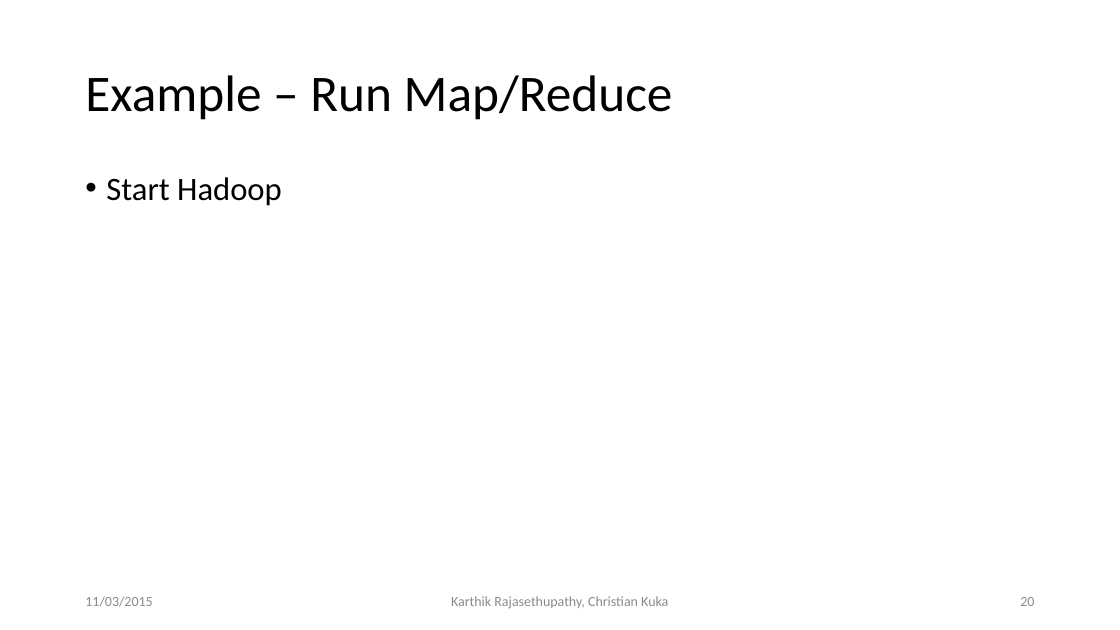
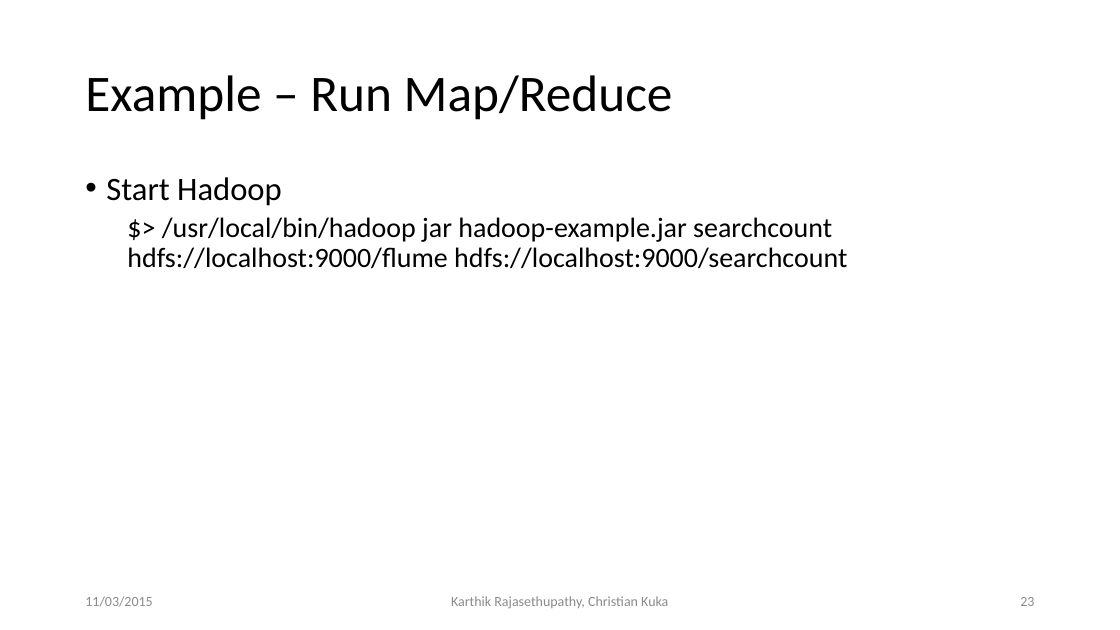
Before and after one commit to ckuka/SHDS, a slide deck: slide 23 of slides/ShanghaiDataScience_Master.pptx (slide 20 before the commit). Drawn at 1120x630 pixels with LibreOffice and Linux fonts; fonts in the diff are those of the drawing. Boxes give left, top, right and bottom in pixels: in the first picture for what was removed or moved away, otherwise in the second. Text is boxed around its words. In the diff, an @@ line names an element or a change of style, - is before the commit and + after.

Commit message:
Add MapReduce slides and flume config

```diff
--- a/slides/ShanghaiDataScience_Master.pptx
+++ b/slides/ShanghaiDataScience_Master.pptx
@@ text at <box>127,217,847,269</box>: paragraph added @@
+  $> /usr/local/bin/hadoop jar hadoop-example.jar searchcount hdfs://localhost:9000/flume hdfs://localhost:9000/searchcount
@@ page number at <box>1020,597,1034,606</box>: text changed @@
-20
+23
```
Also in this commit, not shown: 8 other slides changed, 3 slides added, 4 other files.
